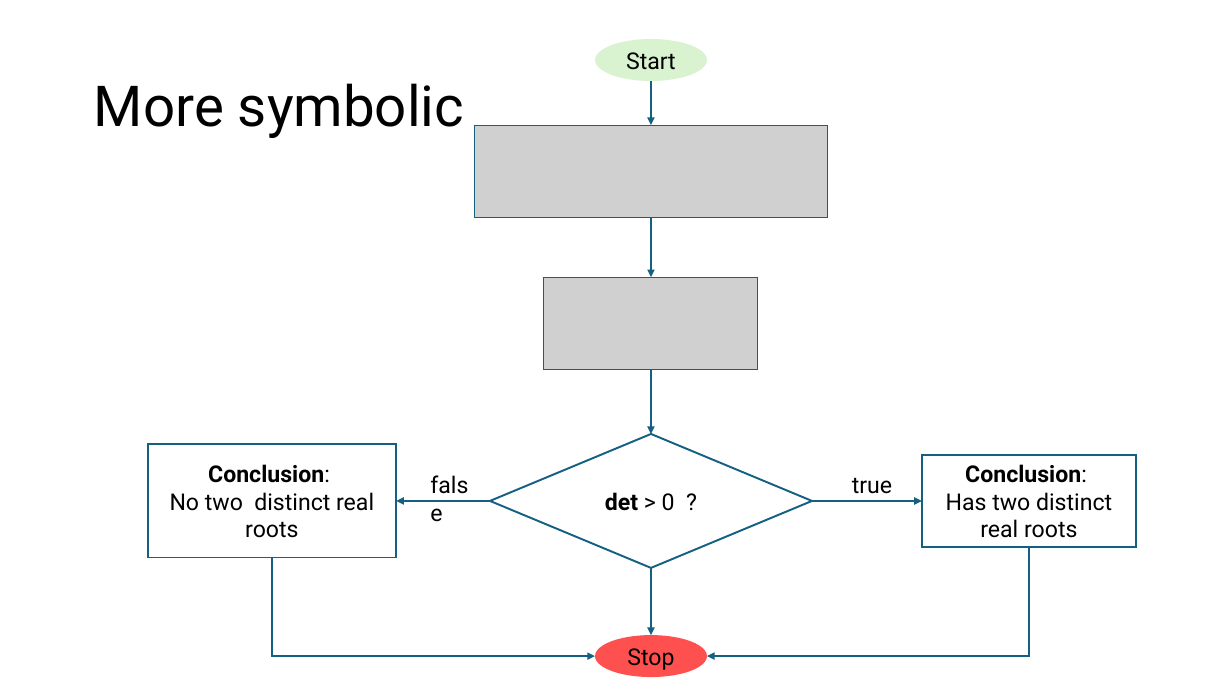
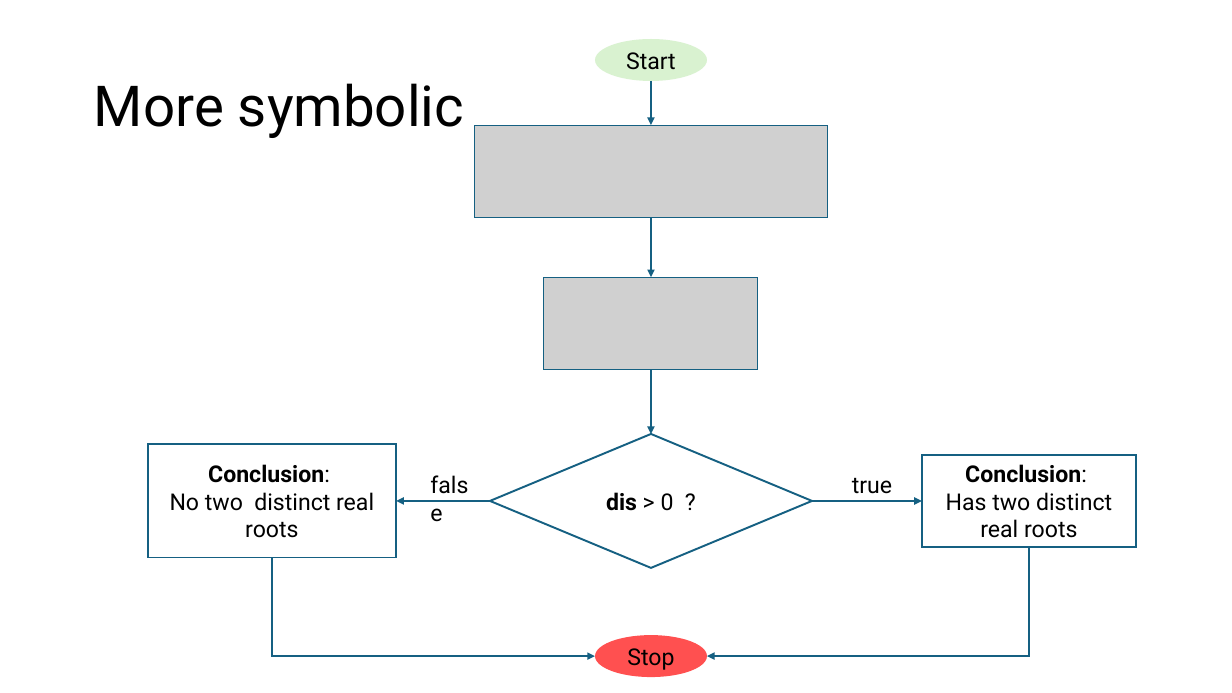
Before and after one commit to rbadrinath/FCP, a slide deck: slide 5 of slides/00-x-Flowcharts-to-code.pptx. Drawn at 1232x693 pixels with LibreOffice and Linux fonts; fonts in the diff are those of the drawing; grey boxes stand for pictures. Boxes give left, top, right and bottom in pixels: in the first picture for what was removed or moved away, otherwise in the second. Text is boxed around its words. In the diff, an @@ line names an element or a change of style, - is before the commit and + after.

```diff
--- a/slides/00-x-Flowcharts-to-code.pptx
+++ b/slides/00-x-Flowcharts-to-code.pptx
@@ text in diamond at box(606, 492, 674, 511): text changed @@
-det > 0 ?
+dis > 0 ?
@@ arrow removed from (652, 568) to (652, 635) @@
```
Also in this commit, not shown: 4 other slides changed, 1 other file.
